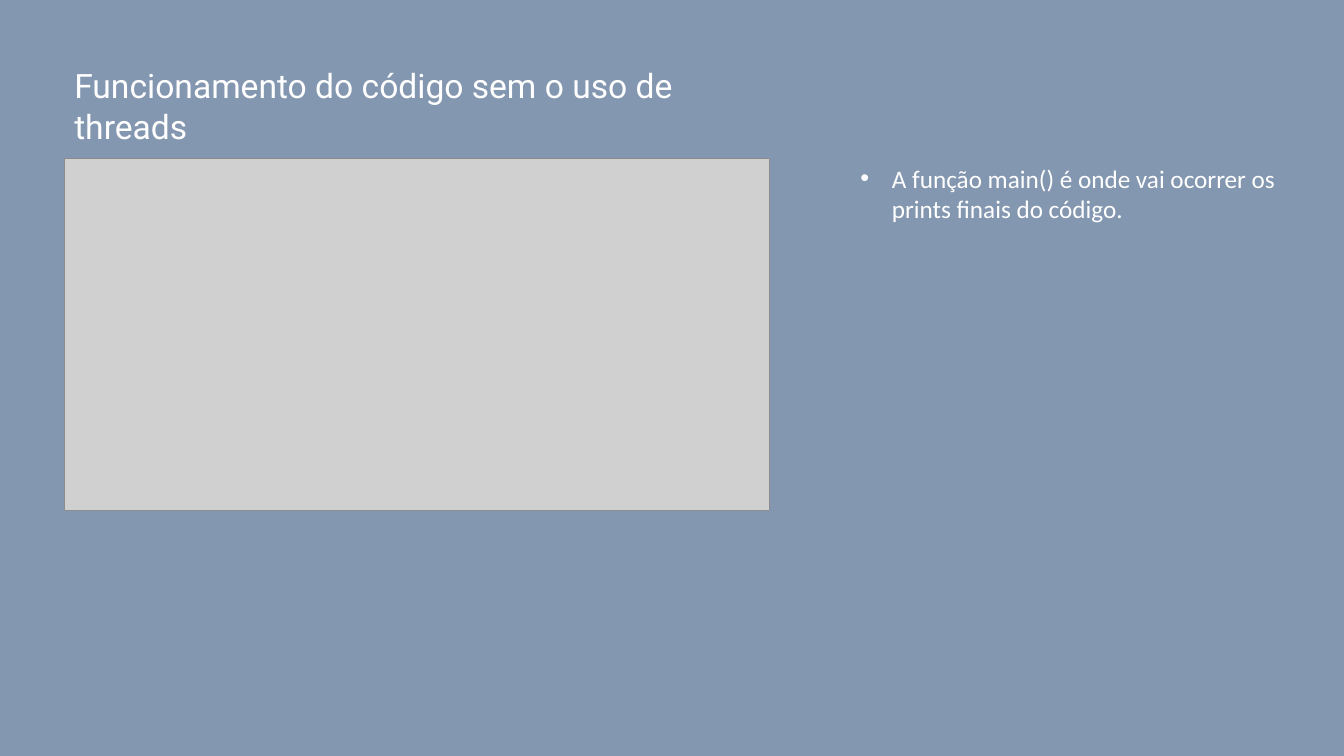
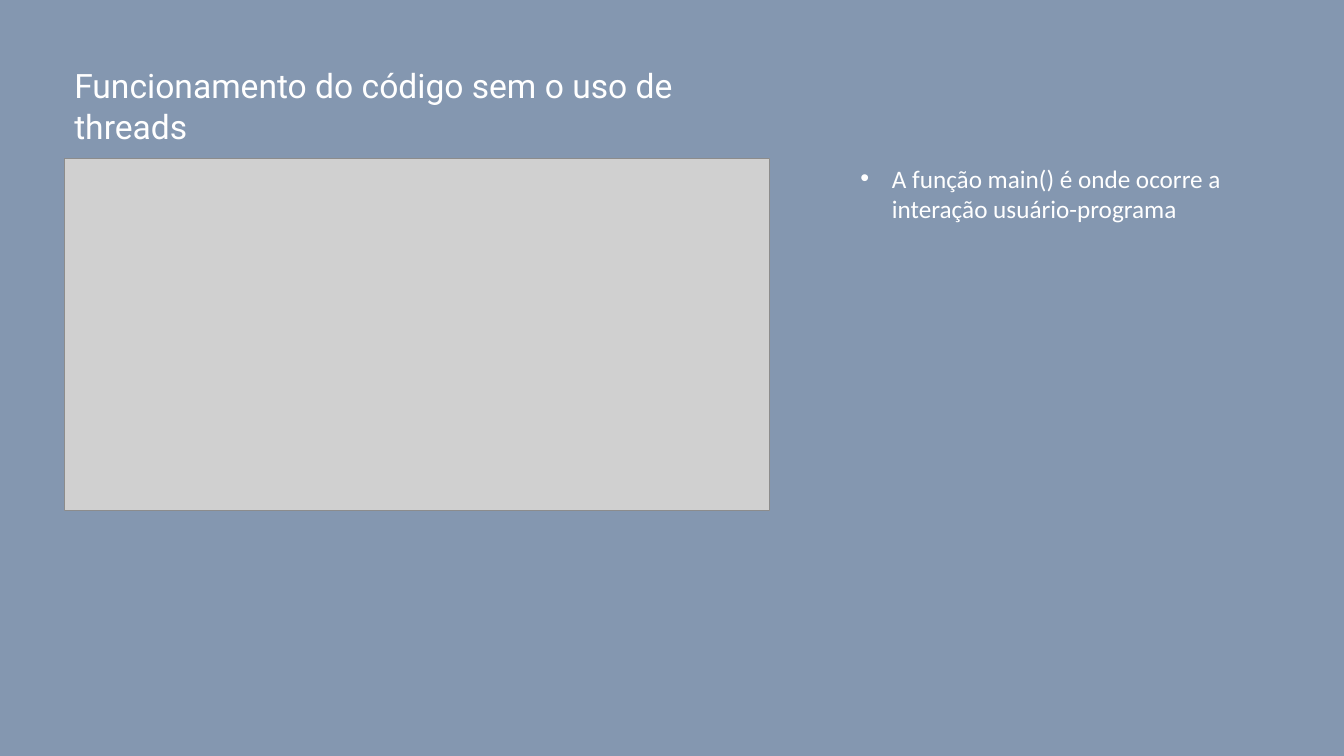
Before and after one commit to llBessa/LucasRafael_ws_OS_RR_2021, a slide deck: slide 7 of Apresentação/Fatorial.pptx. Drawn at 1344x756 pixels with LibreOffice and Linux fonts; fonts in the diff are those of the drawing; grey boxes stand for pictures. Boxes give left, top, right and bottom in pixels: in the first picture for what was removed or moved away, otherwise in the second. Text is boxed around its words. In the diff, an @@ line names an element or a change of style, - is before the commit and + after.

```diff
--- a/Apresentação/Fatorial.pptx
+++ b/Apresentação/Fatorial.pptx
@@ text at bbox=[892, 170, 1220, 222]: text changed @@
-• A função main() é onde vai ocorrer os prints finais do código.
+• A função main() é onde ocorre a interação usuário-programa
```
Also in this commit, not shown: 3 other slides changed, 1 slide added.
